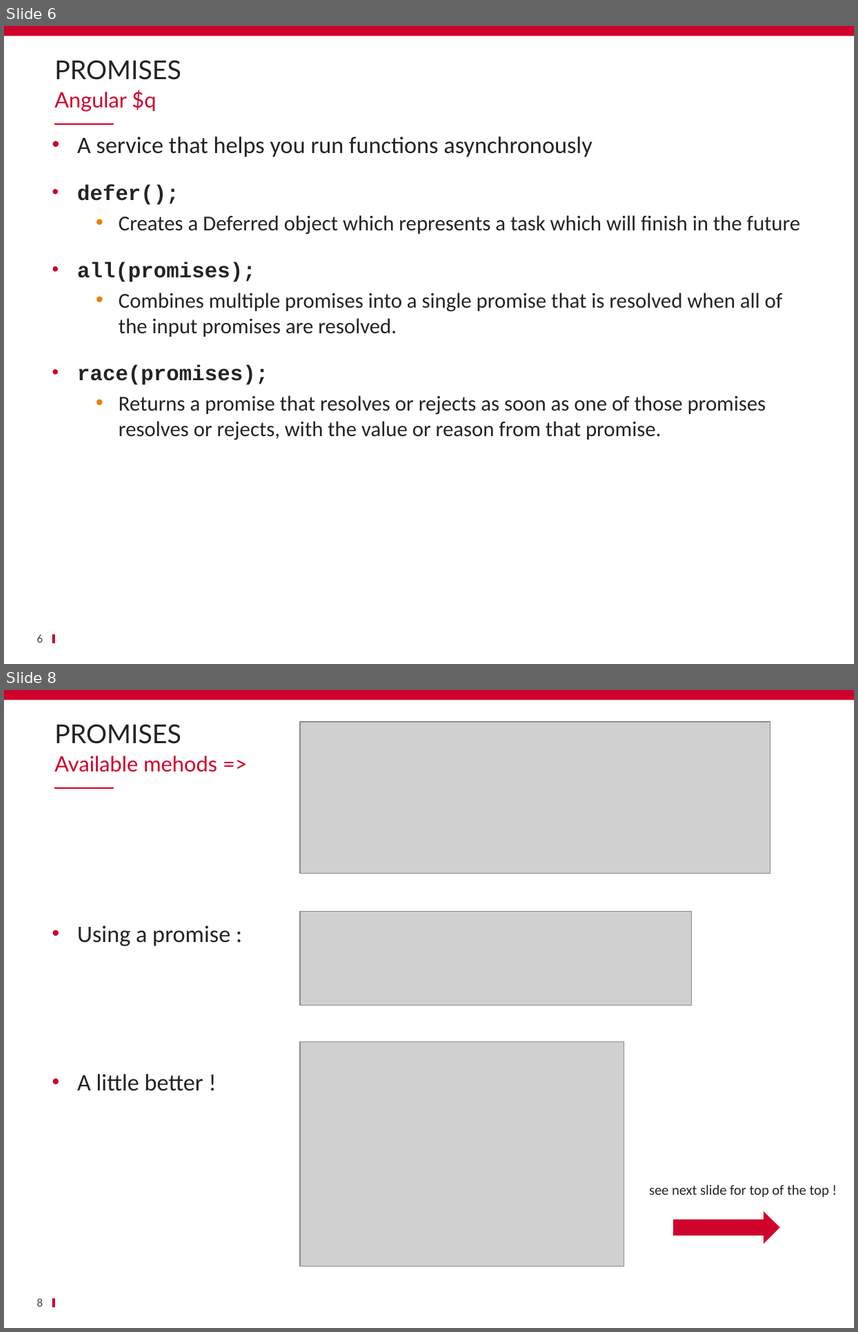
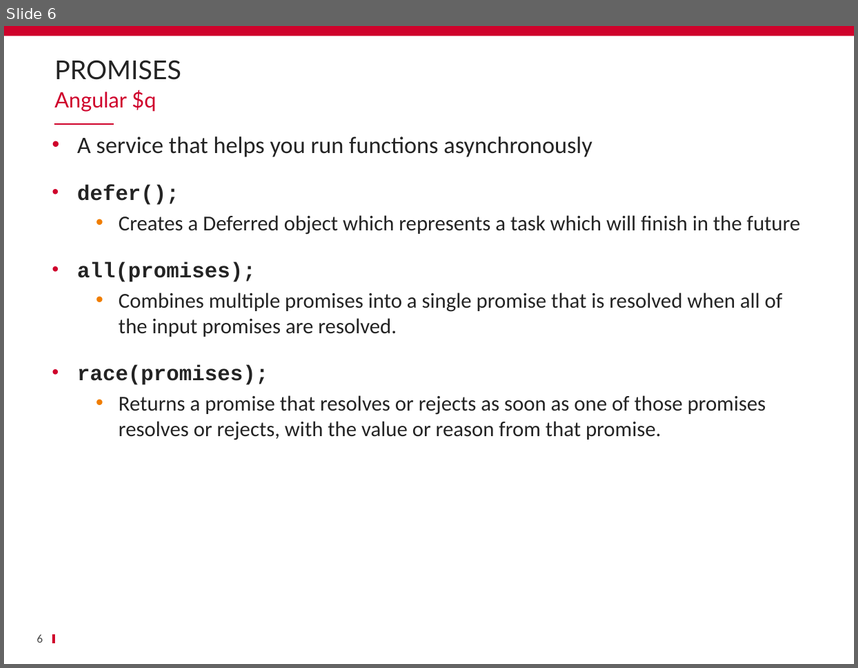
Before and after one commit to schassande/formation-angularjs1, a slide deck: Jour2/08 Promesses/08_Promesses.pptx. Shown one above the other, each under a label of ours: slides 6 and 8 before the commit, slide 6 after it; the slides between them are not shown. The pictures are 858x1332 and 858x668 pixels, drawn with LibreOffice and Linux fonts; fonts in the diff are those of the drawing; grey boxes stand for pictures; background and template pictures are left out. Boxes give left, top, right and bottom in pixels: in the first picture for what was removed or moved away, otherwise in the second. Text is boxed around its words. In the diff, an @@ line names an element or a change of style, - is before the commit and + after.

```diff
--- a/Jour2/08 Promesses/08_Promesses.pptx
+++ b/Jour2/08 Promesses/08_Promesses.pptx
@@ slide 8 removed at [4,690,854,1328], background #FFFFFF; not listed: 3 template elements that a slide beside it also shows @@
@@ title removed at [54,724,181,744] @@
-PROMISES
@@ picture removed at [300,722,770,873] @@
@@ text removed at [54,756,217,772] @@
-Available mehods =>
@@ picture removed at [300,911,692,1005] @@
@@ text removed at [77,925,230,1091] @@
-• Using a promise :
-• A little better !
@@ picture removed at [300,1042,624,1266] @@
@@ text removed at [649,1184,829,1197] @@
-see next slide for top of the top !
@@ right arrow removed at [673,1211,780,1243] @@
@@ page number removed at [37,1298,43,1306] @@
-8
```
Also in this commit, not shown: 2 slides changed, 3 slides added, 1 other slide removed, 40 other files.
